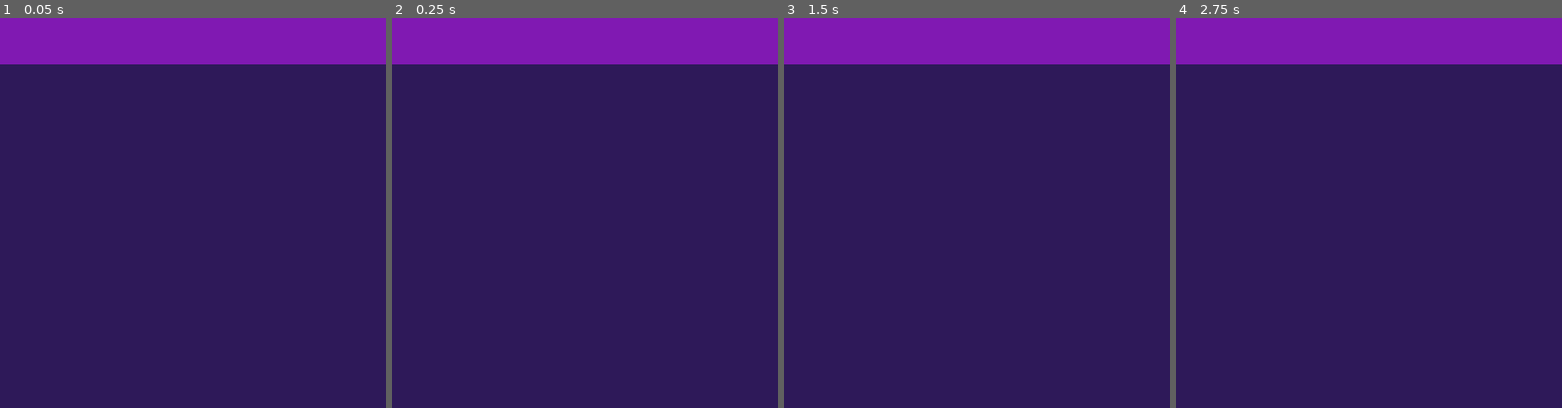
Above: before the commit, frames 1-4 (left to right).
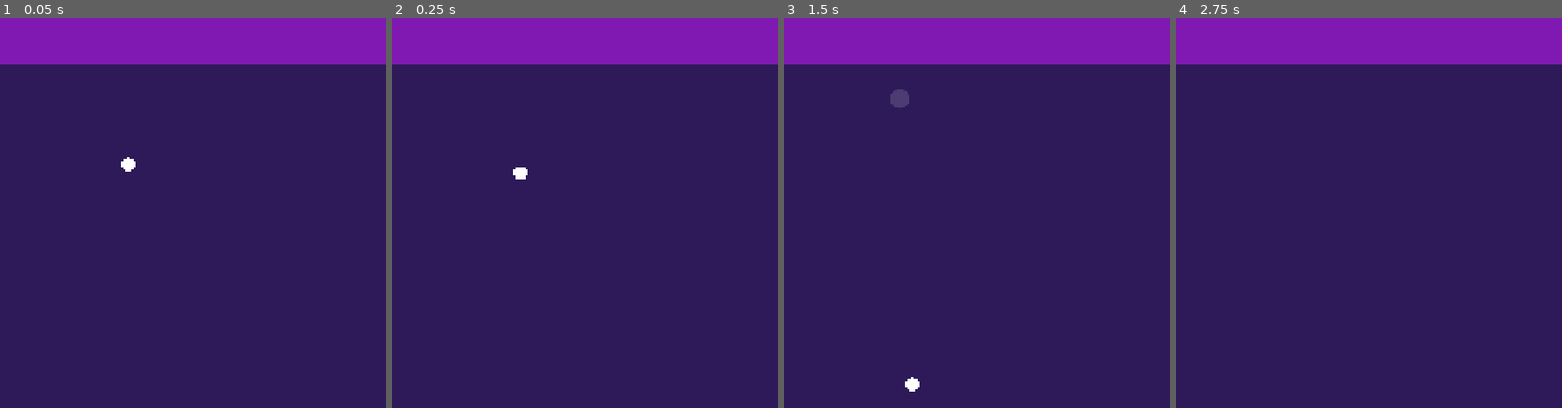
Above: after the commit, the same moments.

Repository: AlbertoHdezCerezo/learn-how-to-minigolf
Game: Godot game, scene res://scenes/gameplay/golf_course/golf_course.tscn
The game is run twice, just before and just after one commit, with the same random seed, the same clock (stepped at 60 frames per second) and the same inputs. The project has no main scene, so this scene is started directly.
Inputs (mouse positions are in pixels of both pictures, inside the frame that each line leads up to):
- Up to frame 1 (0.05 s): no input
- Up to frame 2 (0.25 s): no input
- Up to frame 3 (1.5 s): tap Enter at 0.5 s; move the mouse to (1061, 29) at 0.52 s; tap R at 0.6 s; click (1061, 29) at 0.67 s; tap Space at 1.25 s; drag from (899, 99) to (957, 201) at 1.27 s
- Up to frame 4 (2.75 s): move the mouse to (outside the picture) at 2.02 s; tap R at 2.1 s; click (outside the picture) at 2.17 s

The runs differ from the first frame. In frame 1, 0.1% of the frame differs, in the area x 31-36%, y 35-40%; in frame 2, 0.1%; in frame 3, 0.3%, in the area x 27-36%, y 18-96%; in frame 4, nothing differs.

Commit message:
Set level_01 on golf_course scene (#10)
Co-Authored-By: Claude Opus 4.6 (1M context) <noreply@anthropic.com>

Diff:
--- a/scenes/gameplay/golf_course/golf_course.tscn
+++ b/scenes/gameplay/golf_course/golf_course.tscn
@@ -4,9 +4,11 @@
 [ext_resource type="PackedScene" path="res://scenes/gameplay/atmosphere_display/atmosphere_display.tscn" id="2_atmosphere_display"]
 [ext_resource type="Resource" uid="uid://dmlggksrqtqrb" path="res://resources/default_atmosphere.tres" id="3_atmosphere"]
 [ext_resource type="PackedScene" path="res://scenes/gameplay/gameplay_camera/gameplay_camera.tscn" id="4_gameplay_camera"]
+[ext_resource type="Resource" path="res://resources/levels/level_01.tres" id="5_level"]
 
 [node name="GolfCourse" type="Node3D"]
 script = ExtResource("1_script")
+level = ExtResource("5_level")
 atmosphere = ExtResource("3_atmosphere")
 
 [node name="AtmosphereDisplay" parent="." instance=ExtResource("2_atmosphere_display")]
